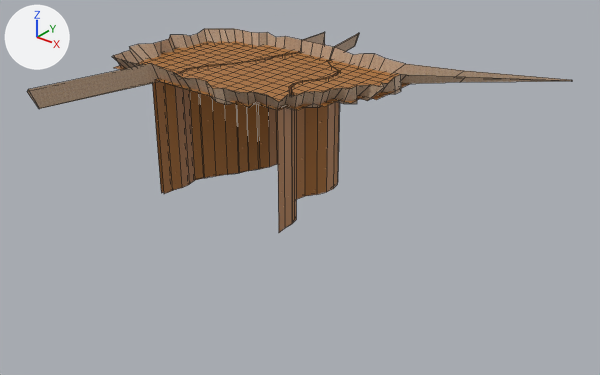
What one commit did to the FBX model Dome/Assets/Imports/Environment/Rocks&Sand/World_Frame_02_240321.fbx.
The view is the same before and after, from a 50 mm camera at (644.0, -734.0, 317.0) aimed at (69.0, -15.0, -129.0). Arrows for +X, +Y and +Z are at upper left; the lights stay in place. Mesh edges are drawn as thin lines. Where no turn or scale is listed for an object, it has been applied to the vertices. Vertices at the same position are counted once.

Names of what the first picture shows: 'Ground-Area1', 'Ground-Area2', 'Ground-Area3', 'Ground-Cliffs'.
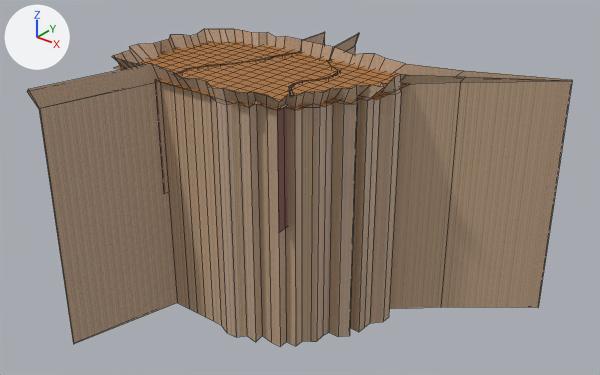
Where the newer file only moved an object's origin or applied its transform, the numbers keep the older frame.

Where the change shows, as pixel boxes [x1, y1, x2, y2] in the pictures (600 x 375 px):
'Ground-Cliffs', reshaped (288% taller)
    before: [27, 29, 571, 110]
    after: [27, 29, 572, 346]
part 1 of me_plane_003, added (brown)
    after: [39, 46, 572, 346]
part 2 of me_plane_005, recoloured
    both: [277, 62, 340, 233]
part 3 of me_plane_001, recoloured
    both: [155, 61, 338, 213]

Diff of the bpy script that builds the scene:
```diff
--- a/Dome/Assets/Imports/Environment/Rocks&Sand/World_Frame_02_240321.fbx.py
+++ b/Dome/Assets/Imports/Environment/Rocks&Sand/World_Frame_02_240321.fbx.py
@@ mat_material @@
+mat_material = principled_material('Material')
+mat_material.base_color = (0.19, 0.0408, 0.0211)  # brown #793928
@@ me_plane_001 @@
 me_plane_001.from_pydata(...)  # 187 vertices, 164 faces; spans x -85.0..95.0, y -100.0..100.0, z -152.0..0.0
 # used by ob_ground_area2; location = (0.0, 0.0, 0.0)
+# me_plane_001 part 3: all 32 faces centred in x -84.0..94.0, y -93.0..93.0, z -76.0 switch from mat_material_002 (picture img_sandgrain_albedomap_2_jpg) to mat_material (brown #793928)
@@ me_plane_003 @@
 # used by ob_ground_cliffs; location = (0.0, 0.0, 0.0)
-me_plane_003.from_pydata(...)  # 154 vertices, 76 faces; spans x -170.0..311.0, y -248.0..194.0, z -5.0..20.0
+me_plane_003.from_pydata(...)  # 231 vertices, 152 faces; spans x -170.0..311.0, y -248.0..194.0, z -321.0..20.0
+# me_plane_003 part 1
+# 1 vertex is added at (311.0, 192.0, -311.0)
+# 76 new vertices lie (0.0, 0.0, -316.0) away from vertices in x -160.0..309.0, y -240.0..194.0, z -5.0..4.0
+# 76 new faces join them
 me_plane_003.materials.append(mat_material_001)
@@ me_plane_005 @@
 me_plane_005.from_pydata(...)  # 115 vertices, 92 faces; spans x 29.0..160.0, y -87.0..100.0, z -152.0..0.0
 # used by ob_ground_area3; location = (0.8, 0.0, 0.0)
+# me_plane_005 part 2: all 17 faces centred in x 30.0..93.0, y -80.0..93.0, z -76.0 switch from mat_material_003 (picture img_sandgrain_albedomap_2_jpg) to mat_material (brown #793928)
```
